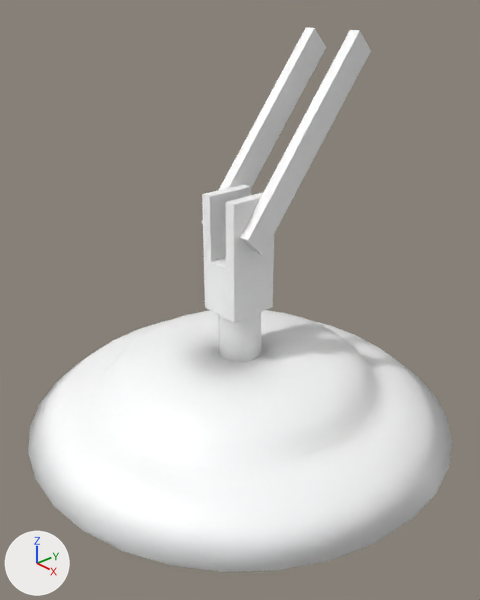
The Blender file tutorial/section7/lamp.blend: old version first, new version second.
One viewpoint serves both versions: a camera (50 mm lens) standing at (1.02, -0.91, 0.94) and looking at (0.03, -0.03, 0.32). Arrows for +X, +Y and +Z are at lower left; the lights stay in place.

Names of what the first picture shows: 'Lamp Base', 'Lower Arm', 'Stem'.
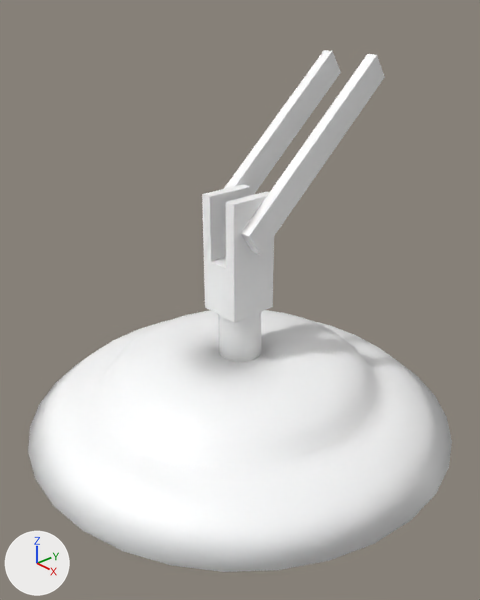
Pixel boxes [x1, y1, x2, y2] of what changed, in the pictures (480 x 600 px):
```json
{"object": "Lower Arm", "change": "moved, turned", "before": [201, 27, 371, 255], "after": [202, 50, 385, 255]}
```

Scene script edits in JSON lines:
```json
{"op": "set", "path": "ob_lower_arm.location", "old": "(0.05, -0.003, 0.474)", "new": "(0.05, -0.002, 0.474)"}
{"op": "set", "path": "ob_lower_arm.rotation_euler", "old": "(1.571, 0.785, 1.571)", "new": "(1.571, 0.958, 1.571)", "note": "degrees (90, 45, 90) -> degrees (90, 55, 90)"}
```
